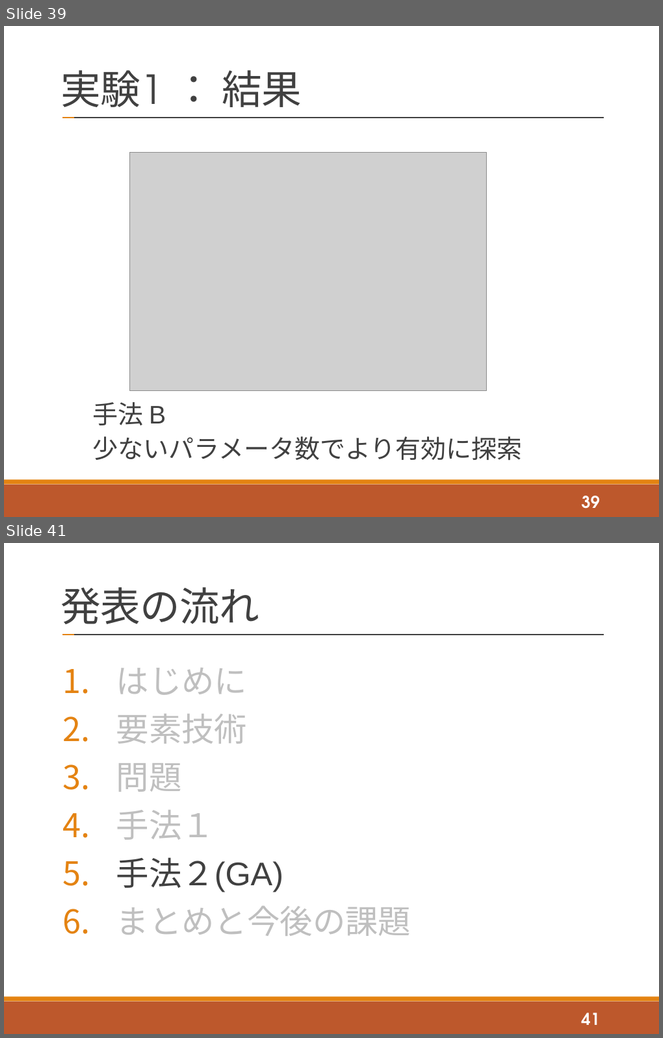
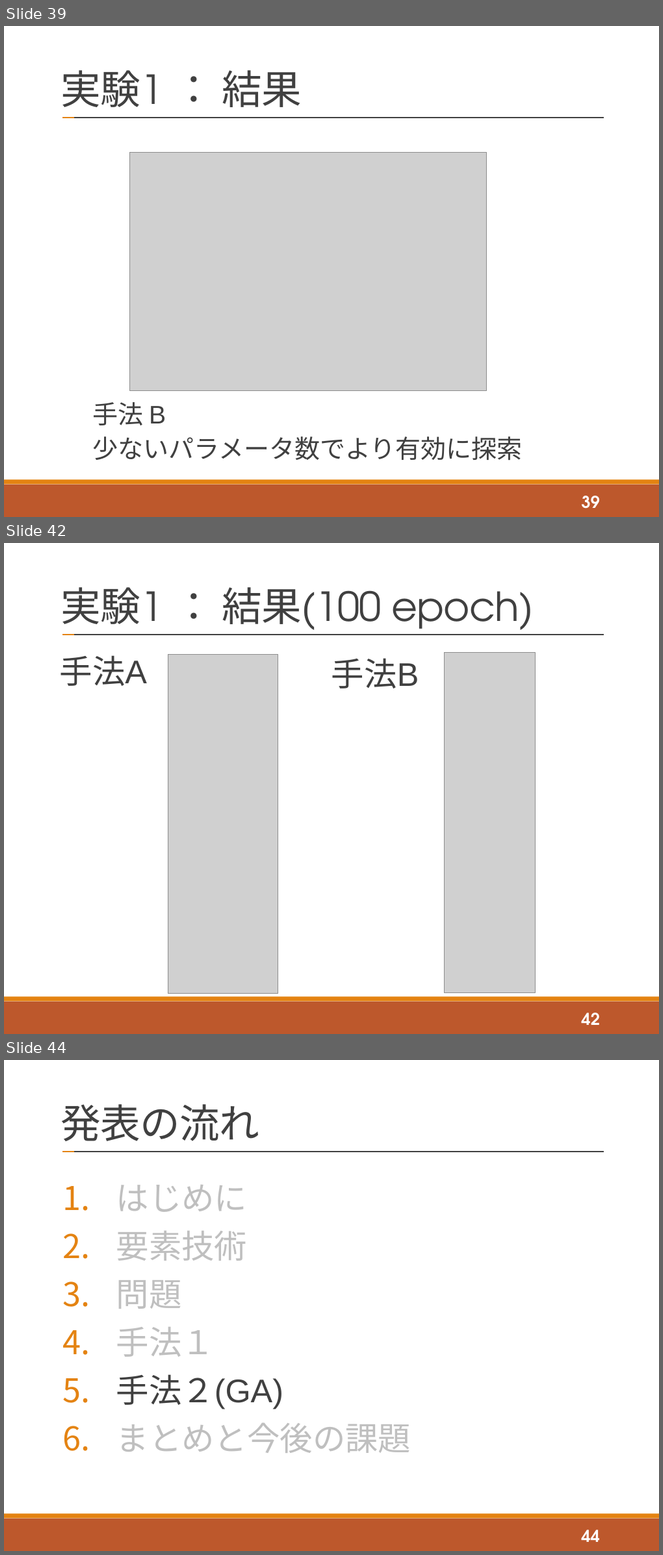
Before and after one commit to tatsuya-sugiyama/WeeklyReport, a slide deck: report/2020後期/2020_2nd_sugiyama.pptx. Shown one above the other, each under a label of ours: slides 39 and 41 before the commit, slides 39, 42 and 44 after it; the slides between them are not shown. The pictures are 663x1038 and 663x1555 pixels, drawn with LibreOffice and Linux fonts; fonts in the diff are those of the drawing; grey boxes stand for pictures. Boxes give left, top, right and bottom in pixels: in the first picture for what was removed or moved away, otherwise in the second. Text is boxed around its words. In the diff, an @@ line names an element or a change of style, - is before the commit and + after.

```diff
--- a/report/2020後期/2020_2nd_sugiyama.pptx
+++ b/report/2020後期/2020_2nd_sugiyama.pptx
@@ slide 42 added at bbox=[4, 543, 659, 1034], background #FFFFFF; not listed: 4 template elements that a slide beside it also shows @@
@@ title added at bbox=[61, 587, 534, 635], 44 pt, text #404040 @@
+実験1 ： 結果(100 epoch)
@@ text added at bbox=[60, 655, 147, 686], 36 pt, text #404040 @@
+手法A
@@ picture added at bbox=[168, 654, 277, 994] @@
@@ text added at bbox=[332, 658, 419, 689], 36 pt, text #404040 @@
+手法B
@@ picture added at bbox=[444, 652, 535, 994] @@
@@ page number added at bbox=[582, 1013, 600, 1025], 18 pt, text #FFFFFF, bold @@
+42
@@ what was slide 41 is now slide 44 @@
@@ page number at bbox=[582, 1530, 600, 1542]: text changed @@
-41
+44
```
Also in this commit, not shown: 4 slides changed, 2 other slides added.
